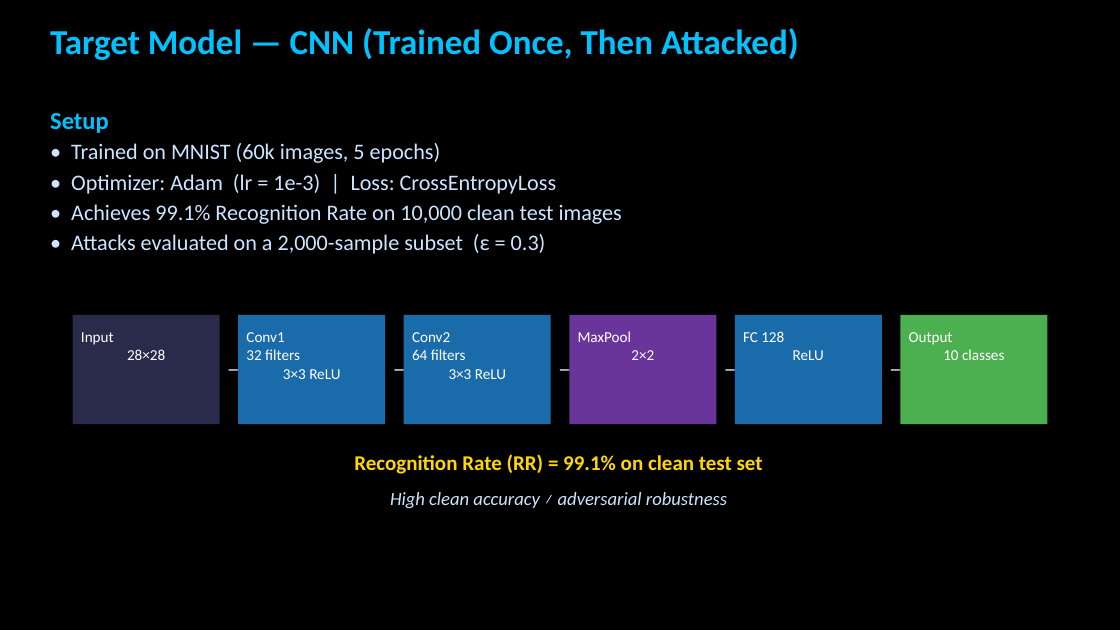
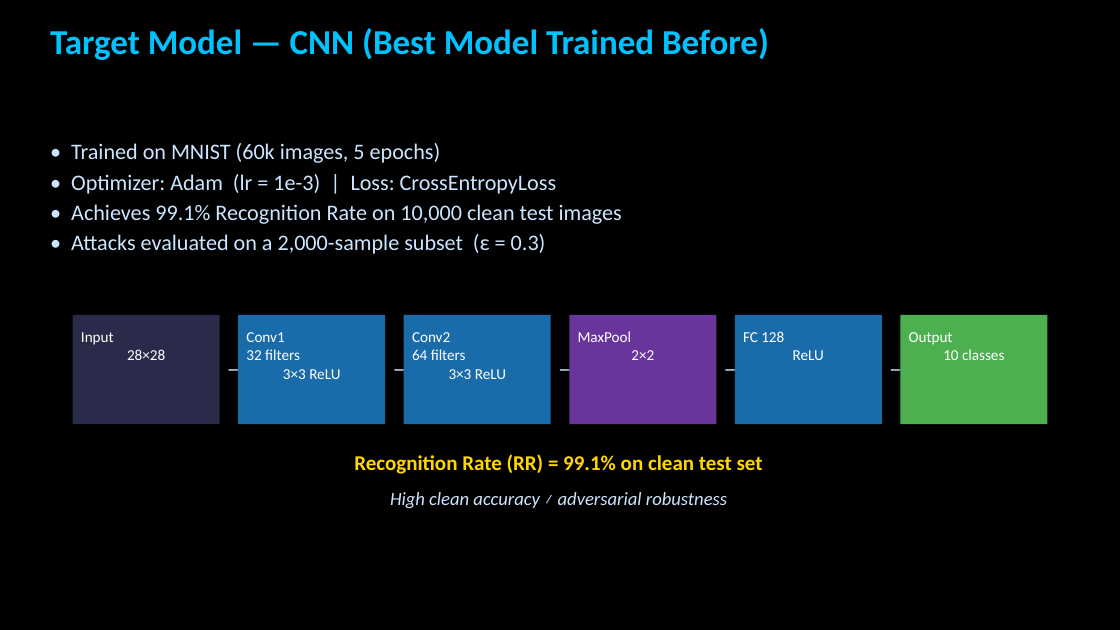
Before and after one commit to zxu235/ai-hw-spring-2026-Ziru-Xu, a slide deck: slide 2 of Assignment7.1-Attack_MNIST_Presentation.pptx. Drawn at 1120x630 pixels with LibreOffice and Linux fonts; fonts in the diff are those of the drawing; background and template pictures are left out. Boxes give left, top, right and bottom in pixels: in the first picture for what was removed or moved away, otherwise in the second. Text is boxed around its words. In the diff, an @@ line names an element or a change of style, - is before the commit and + after.

```diff
--- a/Assignment7.1-Attack_MNIST_Presentation.pptx
+++ b/Assignment7.1-Attack_MNIST_Presentation.pptx
@@ text at (50,28,769,60): text changed @@
-Target Model — CNN (Trained Once, Then Attacked)
+Target Model — CNN (Best Model Trained Before)
@@ text at (50,113,109,133): paragraph removed @@
-Setup
```
Also in this commit, not shown: 4 other slides changed, 1 slide added, 1 slide removed, 1 other file.
